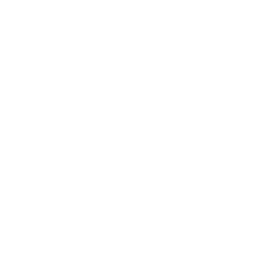
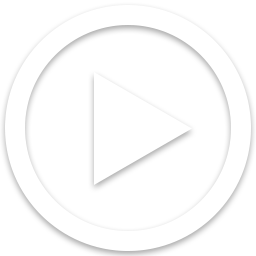
Layer changes from the first 256x256 image to the second:
pixels changed over [left=0, top=3, right=256, bottom=256] (layer not identified)
